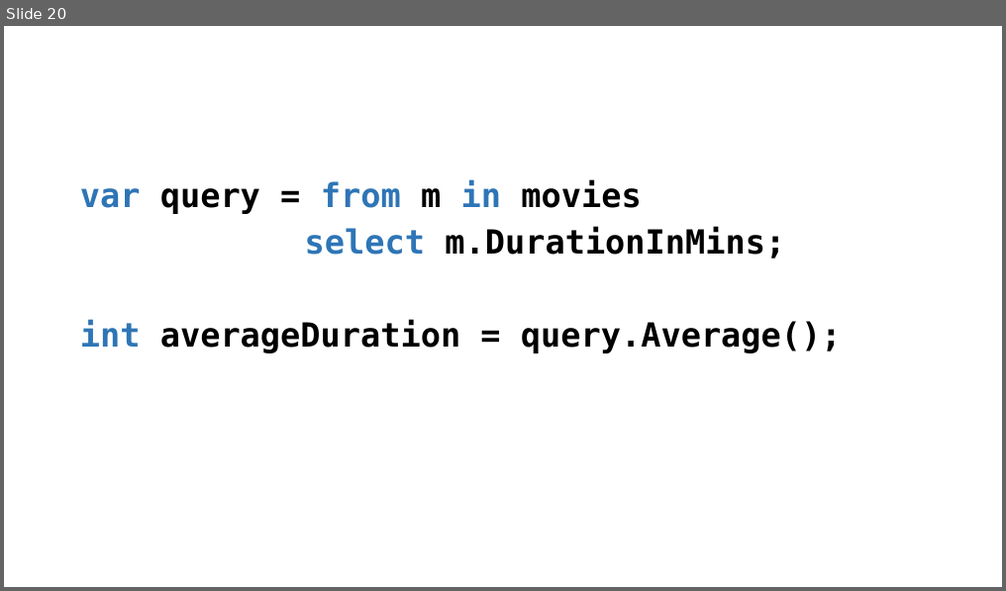
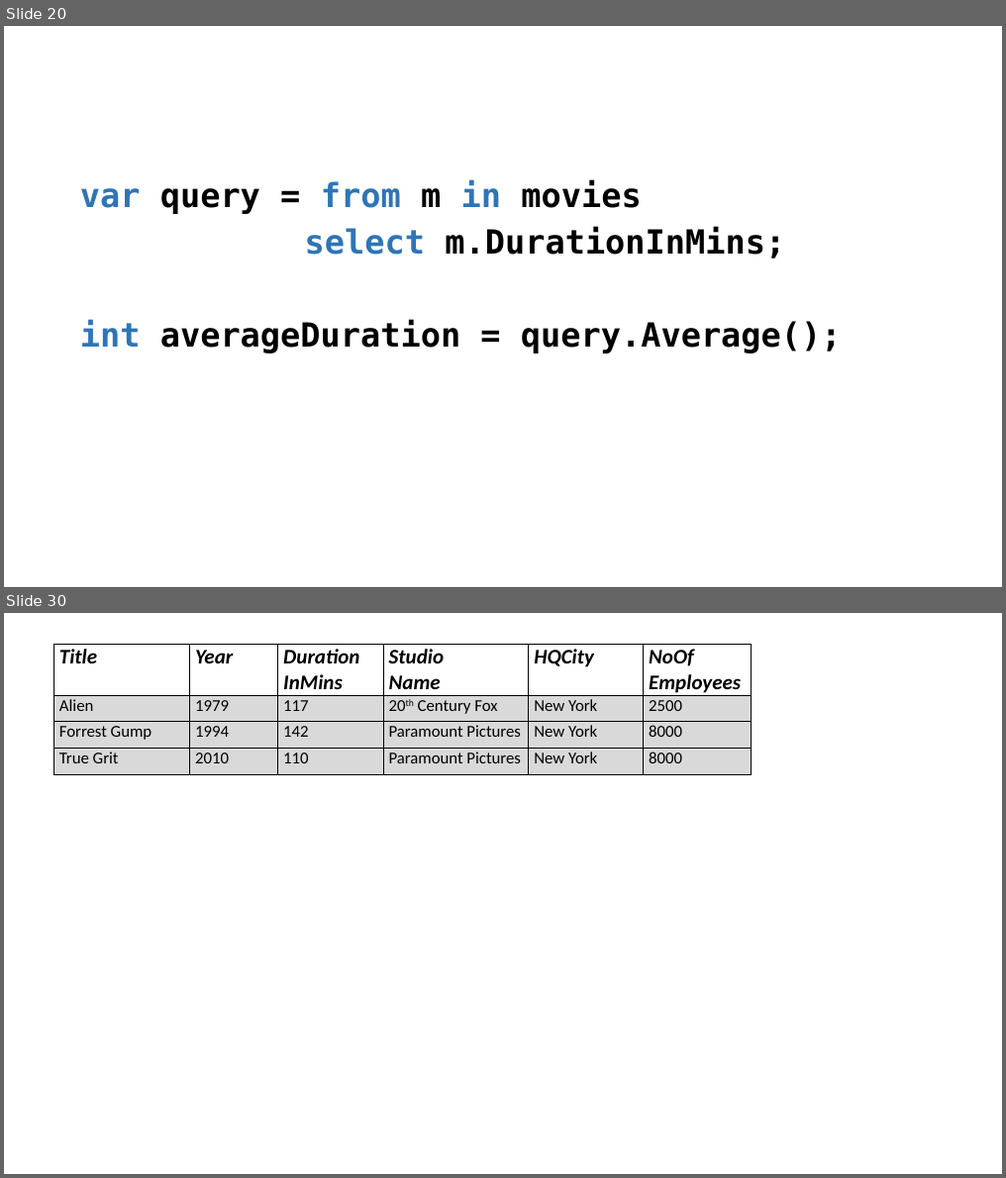
Before and after one commit to perl-easj/Teaching-materials, a slide deck: CSharpProgramming/Presentations/LINQ.pptx. Shown one above the other, each under a label of ours: slide 20 before the commit, slides 20 and 30 after it; the slides between them are not shown. The pictures are 1006x591 and 1006x1178 pixels, drawn with LibreOffice and Linux fonts; fonts in the diff are those of the drawing. Boxes give left, top, right and bottom in pixels: in the first picture for what was removed or moved away, otherwise in the second. Text is boxed around its words. In the diff, an @@ line names an element or a change of style, - is before the commit and + after.

```diff
--- a/CSharpProgramming/Presentations/LINQ.pptx
+++ b/CSharpProgramming/Presentations/LINQ.pptx
@@ slide 30 added at (x1=4, y1=613, x2=1002, y2=1174), background #FFFFFF @@
@@ table added at (x1=54, y1=645, x2=751, y2=774), 4 rows, 6 columns @@
+Title | Year | Duration / InMins | Studio / Name | HQCity | NoOf / Employees
+Alien | 1979 | 117 | 20th Century Fox | New York | 2500
+Forrest Gump | 1994 | 142 | Paramount Pictures | New York | 8000
+True Grit | 2010 | 110 | Paramount Pictures | New York | 8000
```
Also in this commit, not shown: 1 slide changed, 9 other slides added, 1 other file.
